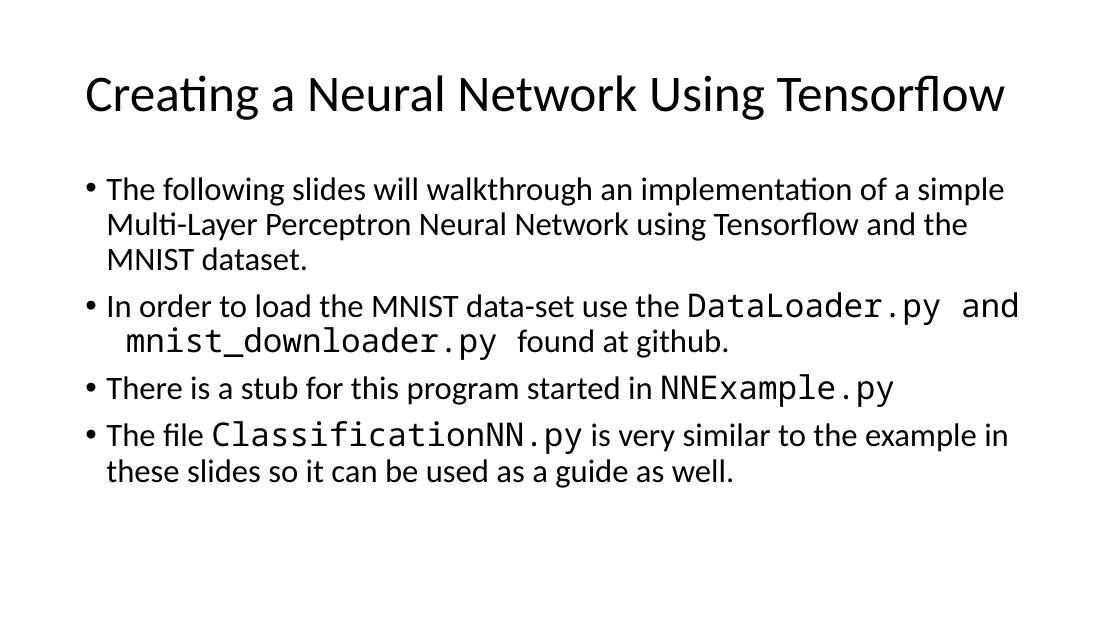
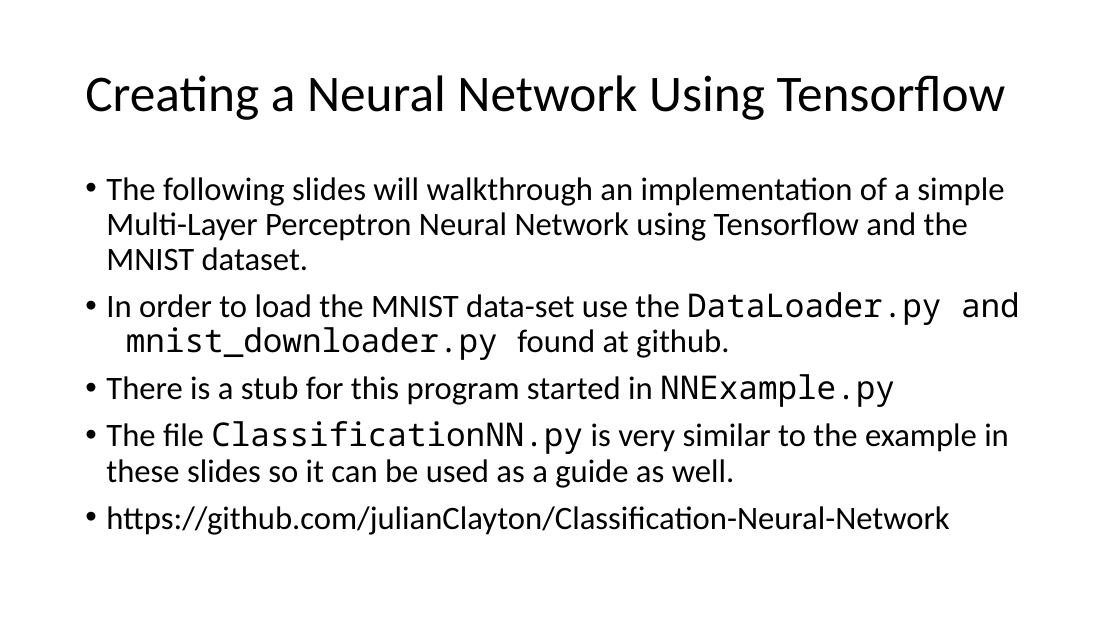
Before and after one commit to julianClayton/Classification-Neural-Network, a slide deck: slide 4 of tensorflow-introduction.pptx. Drawn at 1120x630 pixels with LibreOffice and Linux fonts; fonts in the diff are those of the drawing. Boxes give left, top, right and bottom in pixels: in the first picture for what was removed or moved away, otherwise in the second. Text is boxed around its words. In the diff, an @@ line names an element or a change of style, - is before the commit and + after.

Commit message:
Added github address to ppt

```diff
--- a/tensorflow-introduction.pptx
+++ b/tensorflow-introduction.pptx
@@ text at [106,506,949,535]: paragraph added @@
+• https://github.com/julianClayton/Classification-Neural-Network
```
